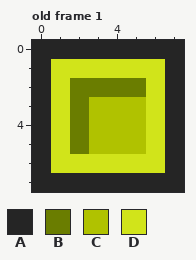
Pixel-art file -- art/bits.aseprite. That is the earlier state.
8x8 pixels, 7 frames. Shown: old frame 1. The commit also changed other frames, which this record leaves out.
Palette (. is transparent): A #252525  B #6a7d00  C #b0c200  D #d1e41a
After:
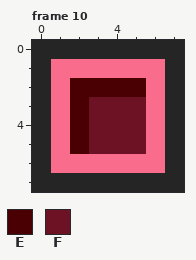
Colours new in this view: E #4a0003  F #6d1125
A new or re-ordered frame is compared with the old frame closest to it.
The edit:
frames 7 -> 11
Colour D changes from #d1e41a to #f96c8b.
Frame 10 is new; against old frame 1:
Colour E replaces colour B in row 2 at x 2 to 5; in rows 3 to 5 at x 2.
Colour F replaces colour C in rows 3 to 5 at x 3 to 5.
